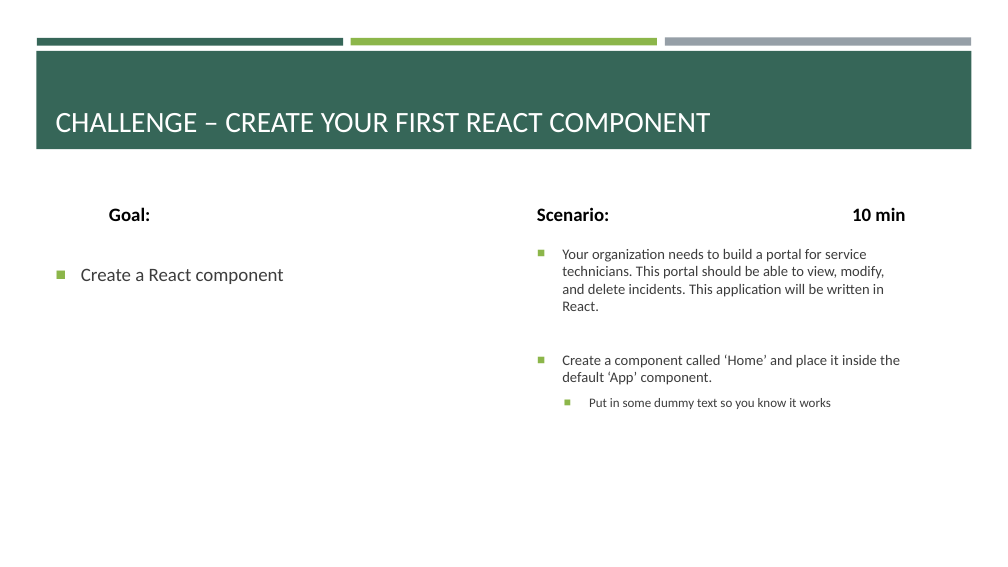
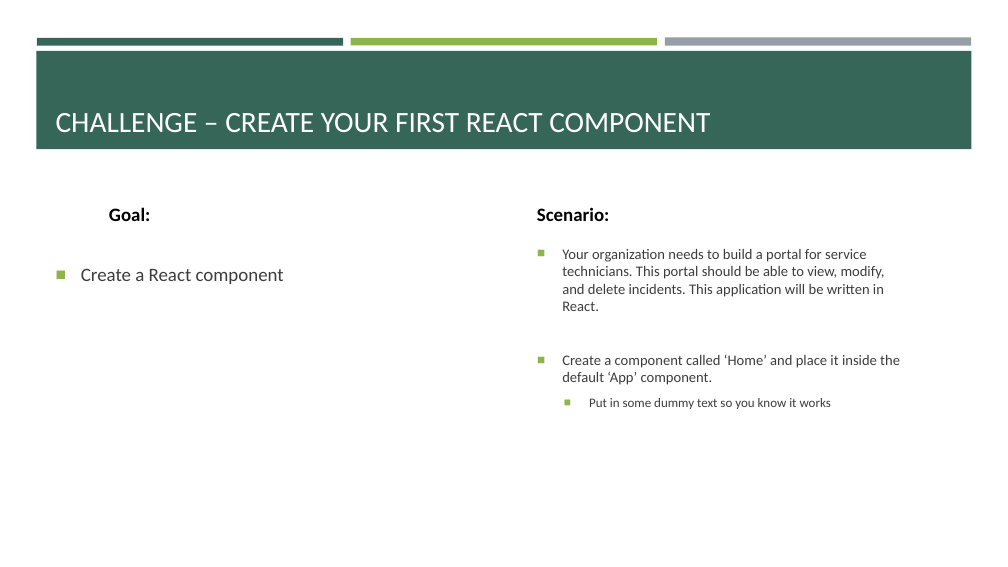
Before and after one commit to e-m-wilson/SNOW, a slide deck: slide 8 of Week_2/React.pptx. Drawn at 1008x567 pixels with LibreOffice and Linux fonts; fonts in the diff are those of the drawing. Boxes give left, top, right and bottom in pixels: in the first picture for what was removed or moved away, otherwise in the second. Text is boxed around its words. In the diff, an @@ line names an element or a change of style, - is before the commit and + after.

```diff
--- a/Week_2/React.pptx
+++ b/Week_2/React.pptx
@@ text at (537, 207, 609, 221): text changed @@
-Scenario: 10 min
+Scenario:
```
Also in this commit, not shown: 8 other slides changed, 10 slides added, 2 other files.
